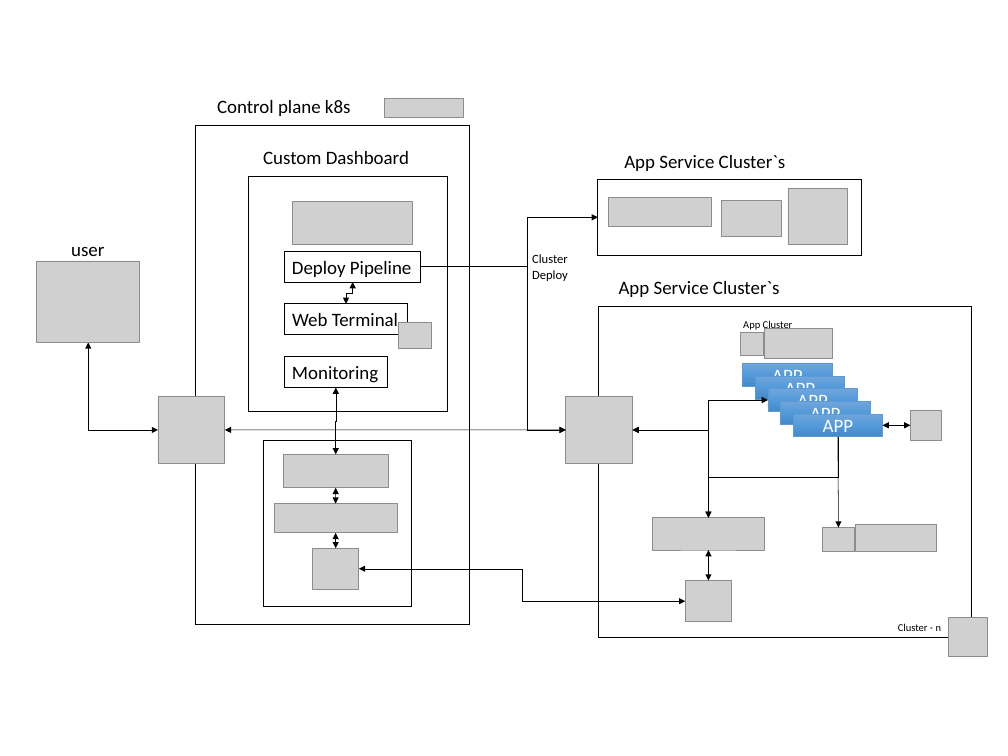
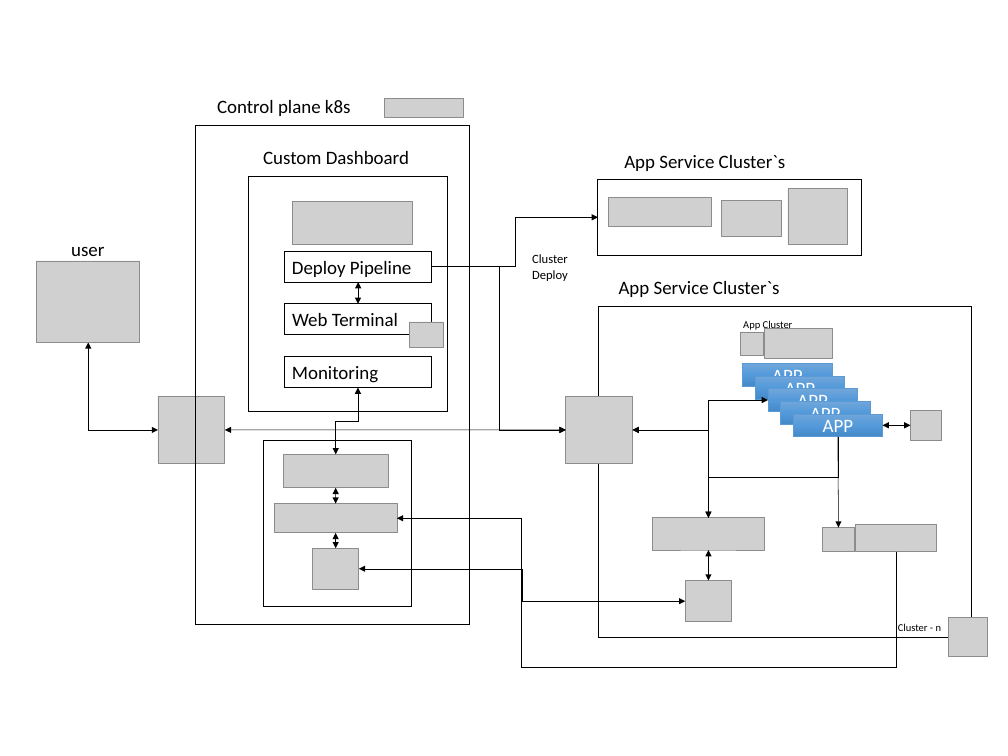
Before and after one commit to SEETHELGIHT/CapstonePlanning, a slide deck: slide 1 of doc/구성도편집.pptx. Drawn at 1008x756 pixels with LibreOffice and Linux fonts; fonts in the diff are those of the drawing; grey boxes stand for pictures. Boxes give left, top, right and bottom in pixels: in the first picture for what was removed or moved away, otherwise in the second. Text is boxed around its words. In the diff, an @@ line names an element or a change of style, - is before the commit and + after.

```diff
--- a/doc/구성도편집.pptx
+++ b/doc/구성도편집.pptx
@@ elbow arrow moved from (421, 267) - (598, 217) to (432, 267) - (598, 217) @@
@@ rectangle "Deploy Pipeline": place and size @@
-rectangle "Deploy Pipeline" at [285, 251, 421, 282]
+rectangle "Deploy Pipeline" at [285, 251, 432, 282]
@@ elbow arrow moved from (421, 267) - (566, 430) to (432, 267) - (566, 430) @@
@@ elbow double arrow moved from (346, 304) - (353, 282) to (358, 304) - (358, 282) @@
@@ rectangle "Web Terminal": place and size @@
-rectangle "Web Terminal" at [285, 304, 407, 334]
+rectangle "Web Terminal" at [285, 304, 431, 334]
@@ picture: place and size @@
-picture at [398, 322, 432, 348]
+picture at [409, 322, 443, 347]
@@ rectangle "Monitoring": place and size @@
-rectangle "Monitoring" at [285, 357, 387, 387]
+rectangle "Monitoring" at [285, 357, 431, 387]
@@ elbow double arrow moved from (336, 387) - (336, 454) to (358, 387) - (336, 454) @@
@@ elbow arrow added from (896, 552) to (397, 518), #000000 0.5 pt @@
```
Also in this commit, not shown: 1 other file.
